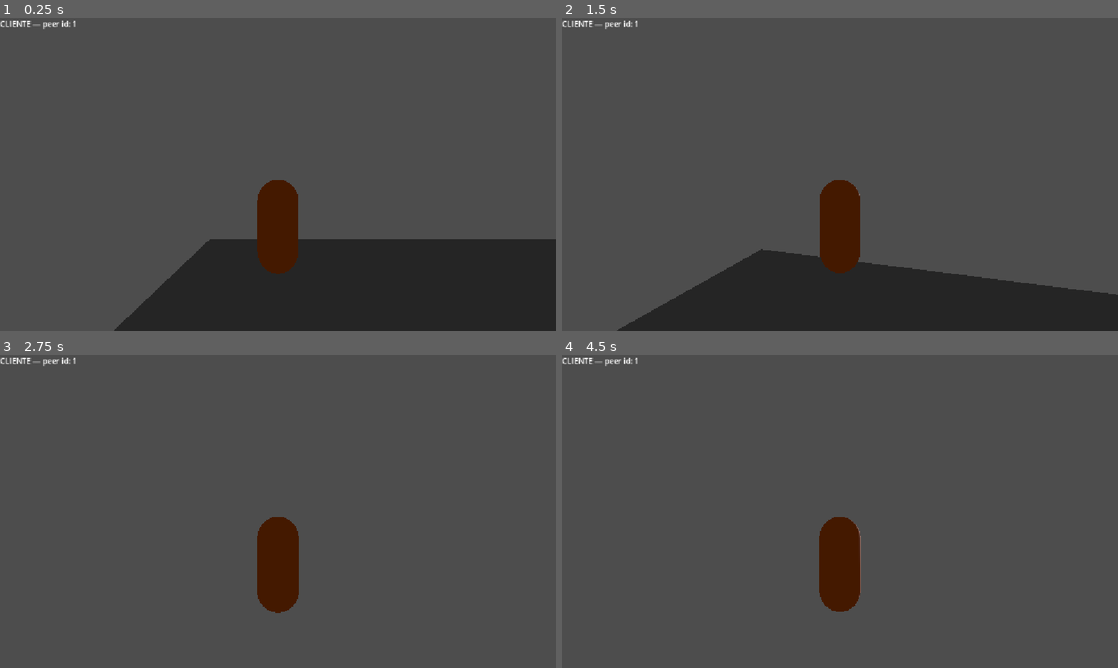
Above: before the commit, frames 1-4 (two rows, left to right).
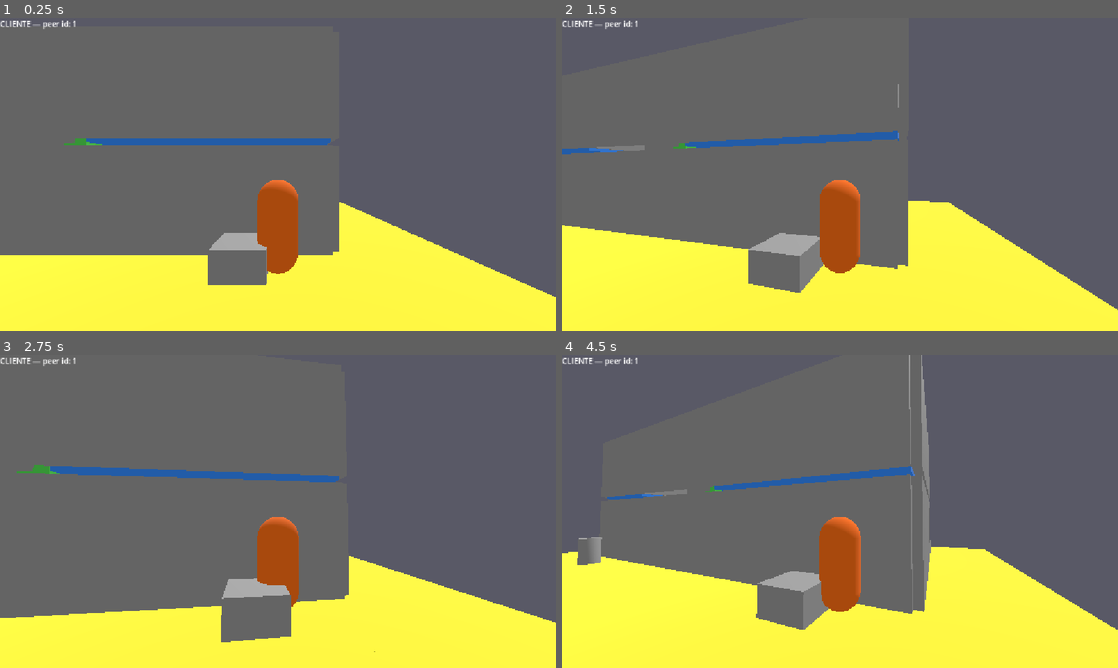
Above: after the commit, the same moments.

Repository: const-ntino/patas-no-crime
Game: Godot game, scene res://scenes/greybox/casa_rua_7.tscn
The game is run twice, just before and just after one commit, with the same random seed, the same clock (stepped at 60 frames per second) and the same inputs. Before the commit the project starts from res://scenes/greybox/session1_test.tscn.
Inputs (mouse positions are in pixels of both pictures, inside the frame that each line leads up to):
- Up to frame 1 (0.25 s): no input
- Up to frame 2 (1.5 s): tap Enter at 0.5 s; move the mouse to (867, 174) at 0.52 s; hold Shift (sneak) 0.53-1.28 s; hold W (move_forward) from 0.53 s (still down); move the mouse to (812, 174) at 1.27 s; tap Shift (sneak) at 1.35 s
- Up to frame 3 (2.75 s): keep holding W (move_forward); move the mouse to (289, 505) at 2.02 s; hold Shift (sneak) from 2.03 s (still down)
- Up to frame 4 (4.5 s): keep holding W (move_forward); move the mouse to (834, 517) at 2.77 s; release Shift (sneak) at 2.78 s; tap Shift (sneak) at 2.85, 4.35 s; tap Space at 3.5 s; move the mouse to (878, 514) at 3.52 s; hold Shift (sneak) 3.53-4.28 s; move the mouse to (795, 508) at 4.27 s

The runs differ from the first frame. In frame 1, 59% of the frame differs, in the area x 0-100%, y 0-100%; in frame 2, 62%; in frame 3, 52%; in frame 4, 66%.

Commit message:
M0 sessão 5: greybox Casa da Rua 7 com escada na sala, escala de personagem calibrada

Diff:
--- a/project.godot
+++ b/project.godot
@@ -11,7 +11,7 @@
 [application]
 
 config/name="patas no crime"
-run/main_scene="uid://cf2qojuj3f6qy"
+run/main_scene="uid://yjt4t7v2s4cc"
 config/features=PackedStringArray("4.7", "Forward Plus")
 config/icon="res://icon.svg"
 
--- /dev/null
+++ b/scenes/greybox/casa_rua_7.tscn
@@ -0,0 +1,317 @@
+[gd_scene format=3 uid="uid://yjt4t7v2s4cc"]
+
+[ext_resource type="Script" uid="uid://c6bdotm7wv88q" path="res://scripts/networking/game_manager.gd" id="1_gdmgr"]
+[ext_resource type="PackedScene" uid="uid://bhxcx4domeoit" path="res://scenes/ui/debug_overlay.tscn" id="2_dbgov"]
+
+[sub_resource type="StandardMaterial3D" id="Material_Yellow"]
+albedo_color = Color(0.9, 0.85, 0.2, 1)
+
+[sub_resource type="StandardMaterial3D" id="Material_Blue"]
+albedo_color = Color(0.2, 0.5, 0.9, 1)
+
+[sub_resource type="StandardMaterial3D" id="Material_GreenGhost"]
+transparency = 1
+albedo_color = Color(0.3, 0.8, 0.3, 0.25)
+
+[sub_resource type="StandardMaterial3D" id="Material_Green"]
+albedo_color = Color(0.3, 0.8, 0.3, 1)
+
+[sub_resource type="Environment" id="Environment_1"]
+background_mode = 1
+background_color = Color(0.35, 0.35, 0.4, 1)
+ambient_light_source = 2
+ambient_light_color = Color(1, 1, 1, 1)
+ambient_light_energy = 0.5
+
+[node name="CasaRua7" type="Node3D" unique_id=372233040]
+
+[node name="TerreoEstrutura" type="Node3D" parent="." unique_id=434198488]
+
+[node name="LajeTerreo" type="CSGBox3D" parent="TerreoEstrutura" unique_id=893658140]
+transform = Transform3D(1, 0, 0, 0, 1, 0, 0, 0, 1, 7, -0.1, 4)
+use_collision = true
+size = Vector3(14, 0.2, 8)
+material = SubResource("Material_Yellow")
+
+[node name="ParedeSul" type="CSGBox3D" parent="TerreoEstrutura" unique_id=1899920425]
+transform = Transform3D(1, 0, 0, 0, 1, 0, 0, 0, 1, 7, 1.3, -0.1)
+use_collision = true
+size = Vector3(14, 2.6, 0.2)
+
+[node name="ParedeNorte" type="CSGBox3D" parent="TerreoEstrutura" unique_id=208260135]
+transform = Transform3D(1, 0, 0, 0, 1, 0, 0, 0, 1, 7, 1.3, 8.1)
+use_collision = true
+size = Vector3(14, 2.6, 0.2)
+
+[node name="ParedeOesteA" type="CSGBox3D" parent="TerreoEstrutura" unique_id=1240151149]
+transform = Transform3D(1, 0, 0, 0, 1, 0, 0, 0, 1, -0.1, 1.3, 1.5)
+use_collision = true
+size = Vector3(0.2, 2.6, 3)
+
+[node name="ParedeOesteB" type="CSGBox3D" parent="TerreoEstrutura" unique_id=1132571682]
+transform = Transform3D(1, 0, 0, 0, 1, 0, 0, 0, 1, -0.1, 1.3, 4.2)
+use_collision = true
+size = Vector3(0.2, 2.6, 2.4)
+
+[node name="ParedeOesteC" type="CSGBox3D" parent="TerreoEstrutura" unique_id=1684634087]
+transform = Transform3D(1, 0, 0, 0, 1, 0, 0, 0, 1, -0.1, 1.3, 7.3)
+use_collision = true
+size = Vector3(0.2, 2.6, 1.4)
+
+[node name="ParedeLesteA" type="CSGBox3D" parent="TerreoEstrutura" unique_id=1464442061]
+transform = Transform3D(1, 0, 0, 0, 1, 0, 0, 0, 1, 14.1, 1.3, 1.7)
+use_collision = true
+size = Vector3(0.2, 2.6, 3.4)
+
+[node name="ParedeLesteB" type="CSGBox3D" parent="TerreoEstrutura" unique_id=28148377]
+transform = Transform3D(1, 0, 0, 0, 1, 0, 0, 0, 1, 14.1, 1.3, 6.3)
+use_collision = true
+size = Vector3(0.2, 2.6, 3.4)
+
+[node name="DivisaHallLavanderiaA" type="CSGBox3D" parent="TerreoEstrutura" unique_id=232761760]
+transform = Transform3D(1, 0, 0, 0, 1, 0, 0, 0, 1, 0.375, 1.3, 3)
+use_collision = true
+size = Vector3(0.75, 2.6, 0.2)
+
+[node name="DivisaHallLavanderiaB" type="CSGBox3D" parent="TerreoEstrutura" unique_id=1831530736]
+transform = Transform3D(1, 0, 0, 0, 1, 0, 0, 0, 1, 2.625, 1.3, 3)
+use_collision = true
+size = Vector3(0.75, 2.6, 0.2)
+
+[node name="DivisaLavanderiaSala" type="CSGBox3D" parent="TerreoEstrutura" unique_id=438092714]
+transform = Transform3D(1, 0, 0, 0, 1, 0, 0, 0, 1, 3, 1.3, 5.5)
+use_collision = true
+size = Vector3(0.2, 2.6, 5)
+
+[node name="AndarSuperiorEstrutura" type="Node3D" parent="." unique_id=715708606]
+
+[node name="LajeSuperiorOeste" type="CSGBox3D" parent="AndarSuperiorEstrutura" unique_id=1906048209]
+transform = Transform3D(1, 0, 0, 0, 1, 0, 0, 0, 1, 1.5, 2.8, 4)
+use_collision = true
+size = Vector3(3, 0.2, 8)
+material = SubResource("Material_Blue")
+
+[node name="LajeSuperiorLesteNorte" type="CSGBox3D" parent="AndarSuperiorEstrutura" unique_id=1985801626]
+transform = Transform3D(1, 0, 0, 0, 1, 0, 0, 0, 1, 10, 2.8, 4.85)
+use_collision = true
+size = Vector3(8, 0.2, 6.3)
+material = SubResource("Material_Blue")
+
+[node name="LajeSuperiorLesteSul" type="CSGBox3D" parent="AndarSuperiorEstrutura" unique_id=1142413703]
+transform = Transform3D(1, 0, 0, 0, 1, 0, 0, 0, 1, 12.3, 2.8, 0.85)
+use_collision = true
+size = Vector3(3.4, 0.2, 1.7)
+material = SubResource("Material_Blue")
+
+[node name="LajeSuperiorSul" type="CSGBox3D" parent="AndarSuperiorEstrutura" unique_id=1262549893]
+transform = Transform3D(1, 0, 0, 0, 1, 0, 0, 0, 1, 4.5, 2.8, 1)
+use_collision = true
+size = Vector3(3, 0.2, 2)
+material = SubResource("Material_Blue")
+
+[node name="LajeSuperiorNorte" type="CSGBox3D" parent="AndarSuperiorEstrutura" unique_id=755047738]
+transform = Transform3D(1, 0, 0, 0, 1, 0, 0, 0, 1, 4.5, 2.8, 6.5)
+use_collision = true
+size = Vector3(3, 0.2, 3)
+material = SubResource("Material_Blue")
+
+[node name="ParedeSuperiorSul" type="CSGBox3D" parent="AndarSuperiorEstrutura" unique_id=1613676147]
+transform = Transform3D(1, 0, 0, 0, 1, 0, 0, 0, 1, 7, 4.1, -0.1)
+use_collision = true
+size = Vector3(14, 2.6, 0.2)
+
+[node name="ParedeSuperiorNorte" type="CSGBox3D" parent="AndarSuperiorEstrutura" unique_id=624464228]
+transform = Transform3D(1, 0, 0, 0, 1, 0, 0, 0, 1, 7, 4.1, 8.1)
+use_collision = true
+size = Vector3(14, 2.6, 0.2)
+
+[node name="ParedeSuperiorOesteA" type="CSGBox3D" parent="AndarSuperiorEstrutura" unique_id=1054190425]
+transform = Transform3D(1, 0, 0, 0, 1, 0, 0, 0, 1, -0.1, 4.1, 1.5)
+use_collision = true
+size = Vector3(0.2, 2.6, 3)
+
+[node name="ParedeSuperiorOesteB" type="CSGBox3D" parent="AndarSuperiorEstrutura" unique_id=1700604634]
+transform = Transform3D(1, 0, 0, 0, 1, 0, 0, 0, 1, -0.1, 4.1, 5.5)
+use_collision = true
+size = Vector3(0.2, 2.6, 5)
+
+[node name="ParedeSuperiorLesteA" type="CSGBox3D" parent="AndarSuperiorEstrutura" unique_id=801025333]
+transform = Transform3D(1, 0, 0, 0, 1, 0, 0, 0, 1, 14.1, 4.1, 1.7)
+use_collision = true
+size = Vector3(0.2, 2.6, 3.4)
+
+[node name="ParedeSuperiorLesteB" type="CSGBox3D" parent="AndarSuperiorEstrutura" unique_id=168659190]
+transform = Transform3D(1, 0, 0, 0, 1, 0, 0, 0, 1, 14.1, 4.1, 6.3)
+use_collision = true
+size = Vector3(0.2, 2.6, 3.4)
+
+[node name="DivisaBanheiroCorredor" type="CSGBox3D" parent="AndarSuperiorEstrutura" unique_id=2026374409]
+transform = Transform3D(1, 0, 0, 0, 1, 0, 0, 0, 1, 3, 4.1, 6.5)
+use_collision = true
+size = Vector3(0.2, 2.6, 3)
+
+[node name="DivisaCorredorQuartoA" type="CSGBox3D" parent="AndarSuperiorEstrutura" unique_id=1717564402]
+transform = Transform3D(1, 0, 0, 0, 1, 0, 0, 0, 1, 9, 4.1, 3.95)
+use_collision = true
+size = Vector3(0.2, 2.6, 4.5)
+
+[node name="DivisaCorredorQuartoB" type="CSGBox3D" parent="AndarSuperiorEstrutura" unique_id=2046329584]
+transform = Transform3D(1, 0, 0, 0, 1, 0, 0, 0, 1, 9, 4.1, 7.7)
+use_collision = true
+size = Vector3(0.2, 2.6, 0.6)
+
+[node name="GuardaCorpoSul" type="CSGBox3D" parent="AndarSuperiorEstrutura" unique_id=1270367994]
+transform = Transform3D(1, 0, 0, 0, 1, 0, 0, 0, 1, 4.2, 3.3, 2)
+use_collision = true
+size = Vector3(2.4, 1, 0.1)
+
+[node name="GuardaCorpoNorte" type="CSGBox3D" parent="AndarSuperiorEstrutura" unique_id=1466321881]
+transform = Transform3D(1, 0, 0, 0, 1, 0, 0, 0, 1, 4.5, 3.3, 5)
+use_collision = true
+size = Vector3(3, 1, 0.1)
+
+[node name="GuardaCorpoEscadaNorte" type="CSGBox3D" parent="AndarSuperiorEstrutura" unique_id=1938558604]
+transform = Transform3D(1, 0, 0, 0, 1, 0, 0, 0, 1, 8.5, 3.3, 1.7)
+use_collision = true
+size = Vector3(4.2, 1, 0.1)
+
+[node name="GuardaCorpoEscadaLeste" type="CSGBox3D" parent="AndarSuperiorEstrutura" unique_id=126545333]
+transform = Transform3D(1, 0, 0, 0, 1, 0, 0, 0, 1, 10.6, 3.3, 0.85)
+use_collision = true
+size = Vector3(0.1, 1, 1.7)
+
+[node name="Escada" type="Node3D" parent="." unique_id=838542316]
+
+[node name="RampaColisao" type="CSGBox3D" parent="Escada" unique_id=1221663182]
+transform = Transform3D(0.8309845, 0.55629563, 0, -0.55629563, 0.8309845, 0, 0, 0, 1, 8.175, 1.42, 0.85)
+use_collision = true
+size = Vector3(5.36, 0.2, 1.5)
+material = SubResource("Material_GreenGhost")
+
+[node name="Degrau01" type="CSGBox3D" parent="Escada" unique_id=1577581905]
+transform = Transform3D(1, 0, 0, 0, 1, 0, 0, 0, 1, 10.285, -0.01, 0.85)
+size = Vector3(0.27, 0.38, 1.5)
+material = SubResource("Material_Green")
+
+[node name="Degrau02" type="CSGBox3D" parent="Escada" unique_id=1183095306]
+transform = Transform3D(1, 0, 0, 0, 1, 0, 0, 0, 1, 10.015, 0.08, 0.85)
+size = Vector3(0.27, 0.56, 1.5)
+material = SubResource("Material_Green")
+
+[node name="Degrau03" type="CSGBox3D" parent="Escada" unique_id=776274828]
+transform = Transform3D(1, 0, 0, 0, 1, 0, 0, 0, 1, 9.745, 0.17, 0.85)
+size = Vector3(0.27, 0.74, 1.5)
+material = SubResource("Material_Green")
+
+[node name="Degrau04" type="CSGBox3D" parent="Escada" unique_id=1837982470]
+transform = Transform3D(1, 0, 0, 0, 1, 0, 0, 0, 1, 9.475, 0.26, 0.85)
+size = Vector3(0.27, 0.92, 1.5)
+material = SubResource("Material_Green")
+
+[node name="Degrau05" type="CSGBox3D" parent="Escada" unique_id=1602298481]
+transform = Transform3D(1, 0, 0, 0, 1, 0, 0, 0, 1, 9.205, 0.35, 0.85)
+size = Vector3(0.27, 1.1, 1.5)
+material = SubResource("Material_Green")
+
+[node name="Degrau06" type="CSGBox3D" parent="Escada" unique_id=783934114]
+transform = Transform3D(1, 0, 0, 0, 1, 0, 0, 0, 1, 8.935, 0.44, 0.85)
+size = Vector3(0.27, 1.28, 1.5)
+material = SubResource("Material_Green")
+
+[node name="Degrau07" type="CSGBox3D" parent="Escada" unique_id=1328956092]
+transform = Transform3D(1, 0, 0, 0, 1, 0, 0, 0, 1, 8.665, 0.53, 0.85)
+size = Vector3(0.27, 1.46, 1.5)
+material = SubResource("Material_Green")
+
+[node name="Degrau08" type="CSGBox3D" parent="Escada" unique_id=308582469]
+transform = Transform3D(1, 0, 0, 0, 1, 0, 0, 0, 1, 8.395, 0.62, 0.85)
+size = Vector3(0.27, 1.64, 1.5)
+material = SubResource("Material_Green")
+
+[node name="Degrau09" type="CSGBox3D" parent="Escada" unique_id=803285395]
+transform = Transform3D(1, 0, 0, 0, 1, 0, 0, 0, 1, 8.125, 0.71, 0.85)
+size = Vector3(0.27, 1.82, 1.5)
+material = SubResource("Material_Green")
+
+[node name="Degrau10" type="CSGBox3D" parent="Escada" unique_id=235154532]
+transform = Transform3D(1, 0, 0, 0, 1, 0, 0, 0, 1, 7.855, 0.8, 0.85)
+size = Vector3(0.27, 2, 1.5)
+material = SubResource("Material_Green")
+
+[node name="Degrau11" type="CSGBox3D" parent="Escada" unique_id=1696297292]
+transform = Transform3D(1, 0, 0, 0, 1, 0, 0, 0, 1, 7.585, 0.89, 0.85)
+size = Vector3(0.27, 2.18, 1.5)
+material = SubResource("Material_Green")
+
+[node name="Degrau12" type="CSGBox3D" parent="Escada" unique_id=1277882808]
+transform = Transform3D(1, 0, 0, 0, 1, 0, 0, 0, 1, 7.315, 0.98, 0.85)
+size = Vector3(0.27, 2.36, 1.5)
+material = SubResource("Material_Green")
+
+[node name="Degrau13" type="CSGBox3D" parent="Escada" unique_id=1466413712]
+transform = Transform3D(1, 0, 0, 0, 1, 0, 0, 0, 1, 7.045, 1.07, 0.85)
+size = Vector3(0.27, 2.54, 1.5)
+material = SubResource("Material_Green")
+
+[node name="Degrau14" type="CSGBox3D" parent="Escada" unique_id=2024386890]
+transform = Transform3D(1, 0, 0, 0, 1, 0, 0, 0, 1, 6.775, 1.16, 0.85)
+size = Vector3(0.27, 2.72, 1.5)
+material = SubResource("Material_Green")
+
+[node name="Degrau15" type="CSGBox3D" parent="Escada" unique_id=583067448]
+transform = Transform3D(1, 0, 0, 0, 1, 0, 0, 0, 1, 6.505, 1.25, 0.85)
+size = Vector3(0.27, 2.9, 1.5)
+material = SubResource("Material_Green")
+
+[node name="Degrau16" type="CSGBox3D" parent="Escada" unique_id=1340280025]
+transform = Transform3D(1, 0, 0, 0, 1, 0, 0, 0, 1, 6.235, 1.34, 0.85)
+size = Vector3(0.27, 3.08, 1.5)
+material = SubResource("Material_Green")
+
+[node name="Exterior" type="Node3D" parent="." unique_id=1544005739]
+
+[node name="ChaoExterior" type="CSGBox3D" parent="Exterior" unique_id=1821324359]
+transform = Transform3D(1, 0, 0, 0, 1, 0, 0, 0, 1, 7, -0.1, 3)
+use_collision = true
+size = Vector3(20, 0.2, 14)
+material = SubResource("Material_Yellow")
+
+[node name="VarandaLaje" type="CSGBox3D" parent="Exterior" unique_id=433323847]
+transform = Transform3D(1, 0, 0, 0, 1, 0, 0, 0, 1, 2, -0.1, -1)
+use_collision = true
+size = Vector3(4, 0.2, 2)
+material = SubResource("Material_Yellow")
+
+[node name="Toca" type="CSGBox3D" parent="Exterior" unique_id=720604091]
+transform = Transform3D(1, 0, 0, 0, 1, 0, 0, 0, 1, 2, 0.3, -1)
+size = Vector3(1, 0.6, 1)
+
+[node name="Arvore" type="CSGCylinder3D" parent="Exterior" unique_id=1543690747]
+transform = Transform3D(1, 0, 0, 0, 1, 0, 0, 0, 1, 15.2, 2, 4)
+use_collision = true
+radius = 0.4
+height = 4.0
+
+[node name="LatãoLixo" type="CSGCylinder3D" parent="Exterior" unique_id=628089310]
+transform = Transform3D(1, 0, 0, 0, 1, 0, 0, 0, 1, 12, 0.5, -1)
+use_collision = true
+radius = 0.3
+height = 1.0
+
+[node name="Ambiente" type="Node3D" parent="." unique_id=631524099]
+
+[node name="DirectionalLight3D" type="DirectionalLight3D" parent="Ambiente" unique_id=1844176025]
+transform = Transform3D(0.90630776, 0.34618863, -0.24240388, 0, 0.57357645, 0.81915206, 0.42261827, -0.74240386, 0.5198368, 7, 10, 4)
+
+[node name="WorldEnvironment" type="WorldEnvironment" parent="Ambiente" unique_id=1299927839]
+environment = SubResource("Environment_1")
+
+[node name="Players" type="Node3D" parent="." unique_id=909554011]
+
+[node name="MultiplayerSpawner" type="MultiplayerSpawner" parent="." unique_id=1500543500]
+spawn_path = NodePath("../Players")
+
+[node name="GameManager" type="Node" parent="." unique_id=1390895539]
+script = ExtResource("1_gdmgr")
+
+[node name="DebugOverlay" parent="." unique_id=247825045 instance=ExtResource("2_dbgov")]
--- a/scripts/networking/game_manager.gd
+++ b/scripts/networking/game_manager.gd
@@ -1,12 +1,23 @@
 extends Node
+
+## Decide QUANDO e ONDE spawnar o personagem de cada peer conectado, e
+## fixa a autoridade de cada parte da cena de personagem. Vive na cena
+## de jogo, não é autoload — cenas diferentes (lobby, fase) podem
+## spawnar de formas diferentes.
+##
+## Regra de autoridade (RM-02, RM-03): o CORPO (CharacterBody3D) é
+## sempre autoridade do host (id 1), porque é o host quem simula todo
+## mundo. Só o PlayerInput e o CameraRig, dentro de cada personagem,
+## têm autoridade do peer dono.
 
 const CharacterScene := preload("res://scenes/characters/character.tscn")
 
+## Pontos de spawn na toca (Casa da Rua 7, GDD 6.2), sob a varanda.
 const SPAWN_POINTS: Array[Vector3] = [
-	Vector3(8, 1, 8),
-	Vector3(10, 1, 8),
-	Vector3(-2, 1, 0),
-	Vector3(0, 1, 2),
+	Vector3(1.3, 1, -1),
+	Vector3(2.7, 1, -1),
+	Vector3(1.3, 1, -0.3),
+	Vector3(2.7, 1, -0.3),
 ]
 
 const PLAYER_COLORS: Array[Color] = [
@@ -33,7 +44,7 @@
 
 	multiplayer.peer_connected.connect(_on_peer_connected)
 	multiplayer.peer_disconnected.connect(_on_peer_disconnected)
-	_spawn_for_peer(1)
+	_spawn_for_peer(1)  # o próprio host também tem um personagem
 
 
 func _on_peer_connected(peer_id: int) -> void:
@@ -50,6 +61,8 @@
 	spawner.spawn(peer_id)
 
 
+## Chamada em TODOS os peers (host e clientes) com o mesmo peer_id,
+## garantindo que a fiação de autoridade fique idêntica dos dois lados.
 func _spawn_character(peer_id: int) -> Node:
 	var character := CharacterScene.instantiate()
 	character.name = str(peer_id)
